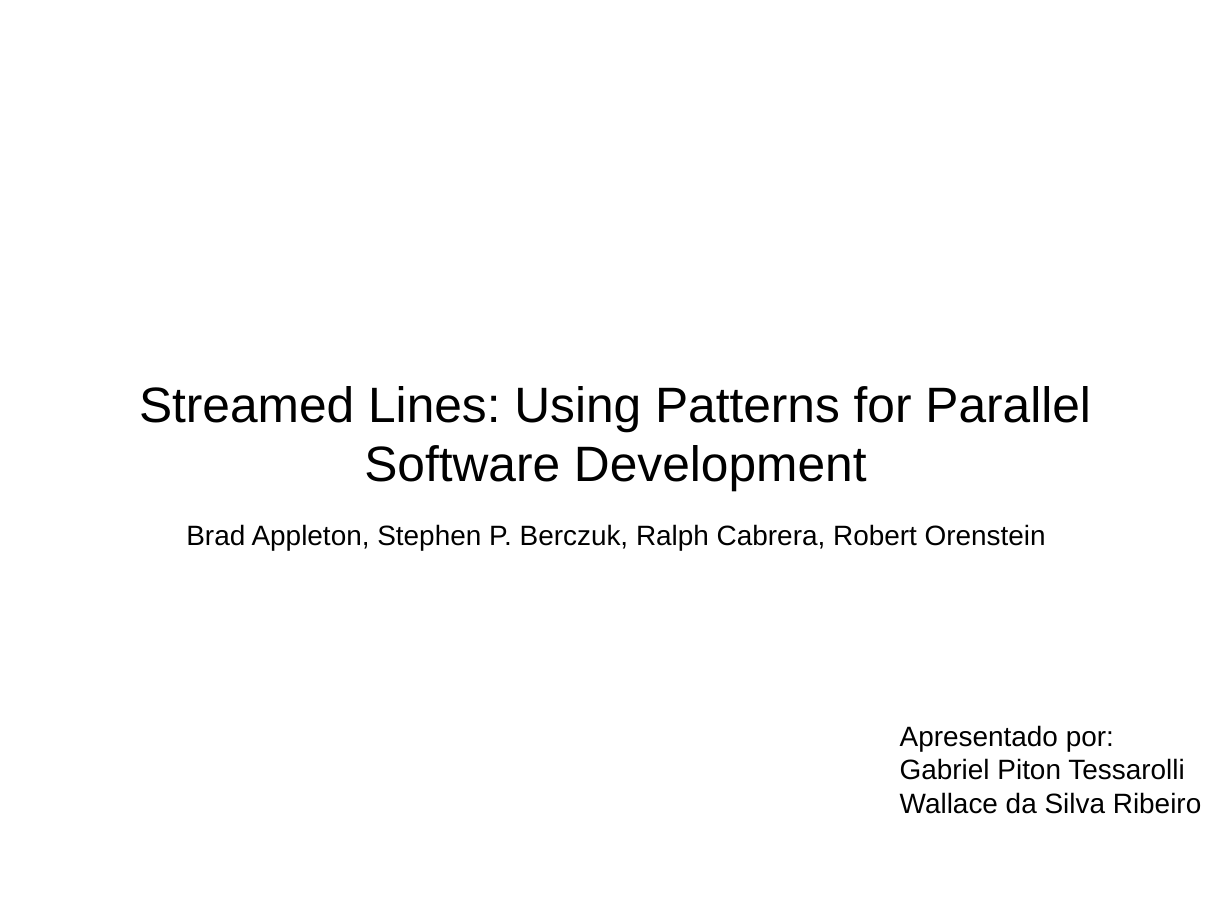
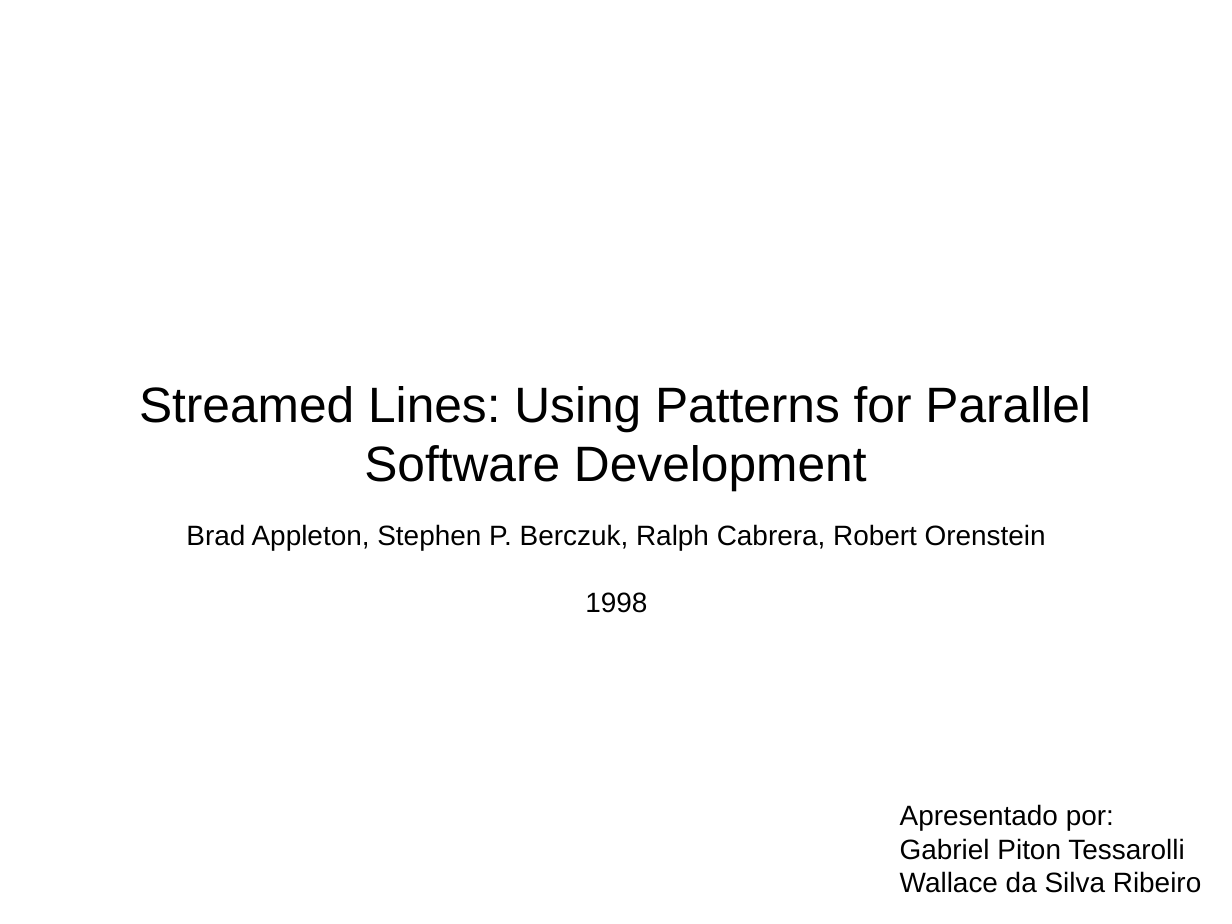
Before and after one commit to gtessa/gc20131_leitura_5, a slide deck: slide 1 of Inicial.odp. Drawn at 1232x924 pixels with LibreOffice and Linux fonts; fonts in the diff are those of the drawing. Boxes give left, top, right and bottom in pixels: in the first picture for what was removed or moved away, otherwise in the second. Text is boxed around its words. In the diff, an @@ line names an element or a change of style, - is before the commit and + after.

```diff
--- a/Inicial.odp
+++ b/Inicial.odp
@@ text at (585,592,647,613): paragraph added @@
+1998
@@ text "Apresentado por:": place and size @@
-text "Apresentado por:" at (900,725,1201,814)
+text "Apresentado por:" at (900,804,1201,893)
```
Also in this commit, not shown: 1 other slide changed, 12 other files.
